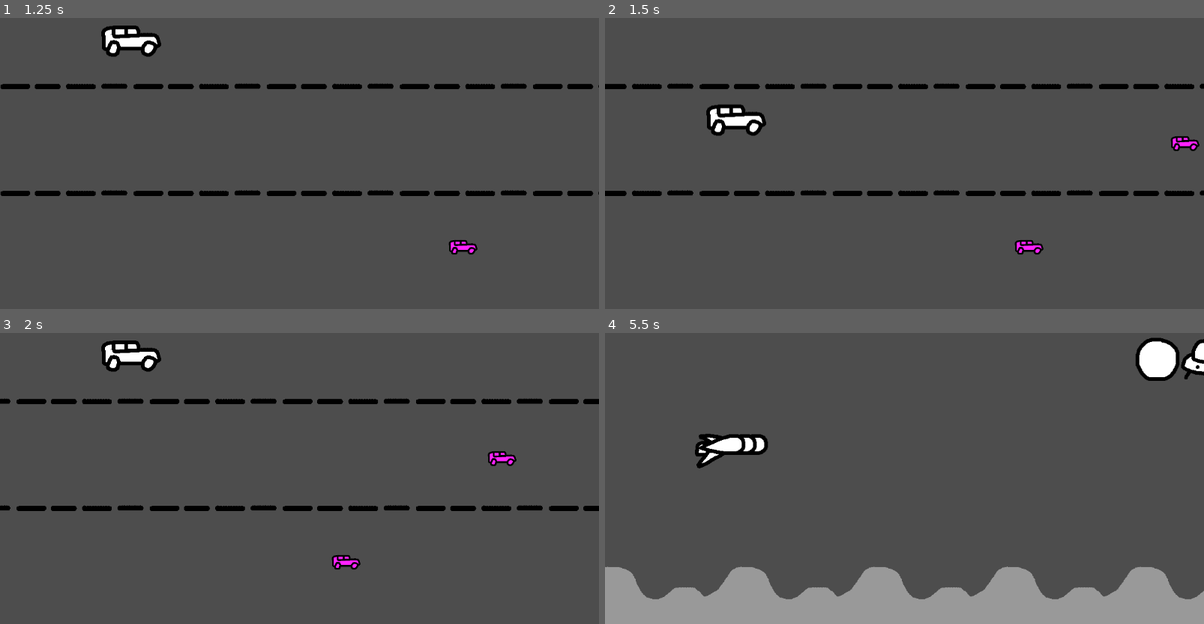
Above: before the commit, frames 1-4 (two rows, left to right).
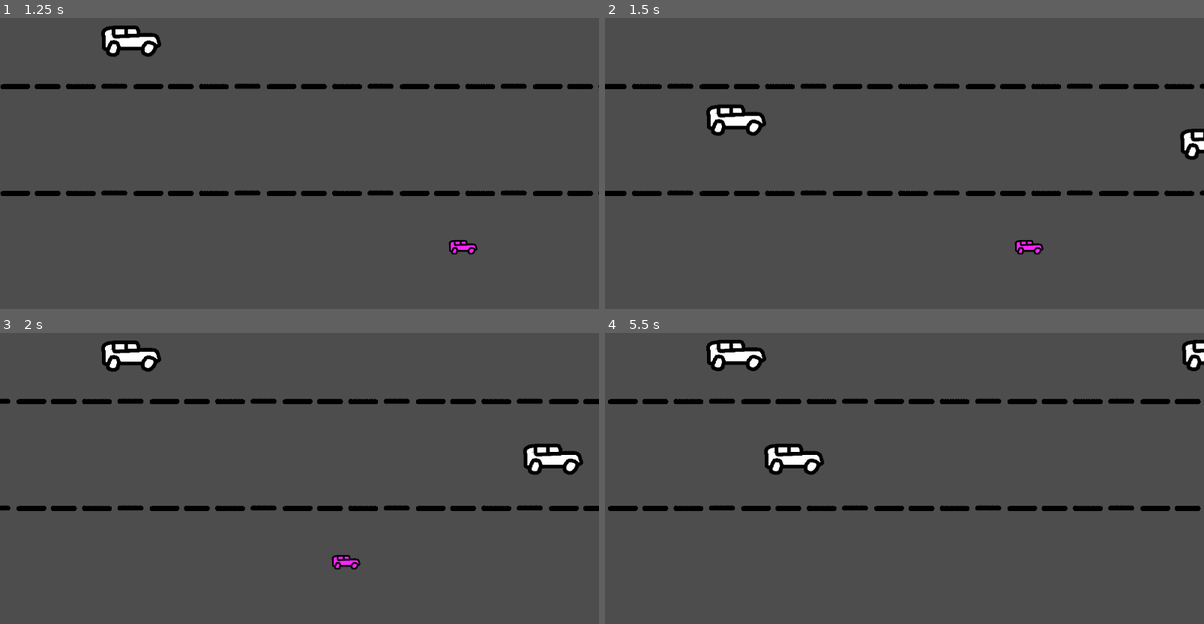
Above: after the commit, the same moments.

Repository: aznoqmous/a11y
Game: Godot game, scene res://scenes/racing_game/racing_scene.tscn
Two runs of this game, one before a commit and one after it. Both use one fixed random seed, a clock stepped at 60 frames per second and the inputs below.
Inputs (mouse positions are in pixels of both pictures, inside the frame that each line leads up to):
- Up to frame 1 (1.25 s): move the mouse to (431, 125) at 0.52 s; press the mouse at (431, 125) at 0.53 s; hold D (Right) from 0.53 s (still down); tap W (Up) at 0.77 s
- Up to frame 2 (1.5 s): keep holding D (Right); move the mouse to (784, 157) at 1.27 s; release the mouse at (784, 157) at 1.28 s; tap Space (Space) at 1.35 s
- Up to frame 3 (2 s): keep holding D (Right); tap W (Up) at 1.52 s
- Up to frame 4 (5.5 s): move the mouse to (964, 382) at 2.02 s; release D (Right) at 2.03 s; press the mouse at (964, 382) at 2.03 s; hold A (Left) 2.03-2.78 s; move the mouse to (874, 522) at 2.77 s; release the mouse at (874, 522) at 2.78 s; hold D (Right) 2.78-4.28 s; tap Space (Space) at 2.85, 4.35 s; tap W (Up) at 3.02, 3.77, 4.52 s; move the mouse to (1084, 507) at 3.52 s; press the mouse at (1084, 507) at 3.53 s; move the mouse to (724, 405) at 4.27 s; release the mouse at (724, 405) at 4.28 s; hold A (Left) 4.28-5.03 s; move the mouse to (934, 455) at 5.02 s; press the mouse at (934, 455) at 5.03 s; hold D (Right) from 5.03 s (still down)

Frame 1 is identical in both runs. In frame 2, 0.4% of the frame differs, in the area x 94-100%, y 38-49%; in frame 3, 1.0%; in frame 4, 20%, in the area x 0-100%, y 1-100%.

Commit message:
Small tweaks to racing scene

Diff:
--- a/scenes/racing_game/racing_scene.tscn
+++ b/scenes/racing_game/racing_scene.tscn
@@ -52,8 +52,10 @@
 [node name="Spawner" type="Node2D" parent="." unique_id=83535741 node_paths=PackedStringArray("spawn_parent", "spawn_points")]
 script = ExtResource("6_pbor5")
 spawn_parent = NodePath("../World")
+spawn_starting_coins = 4.0
+spawn_base_gain = 0.8
+spawn_gain_increment = 0.3
 spawn_points = [NodePath("Spawns/Lane1"), NodePath("Spawns/Lane2"), NodePath("Spawns/Lane3")]
-spawn_base_gain = 0.8
 spawned_resources = Array[ExtResource("7_p06tx")]([ExtResource("8_6p6p5"), ExtResource("8_cyw1b"), ExtResource("9_pbor5")])
 
 [node name="Spawns" type="Node2D" parent="Spawner" unique_id=864102401]
